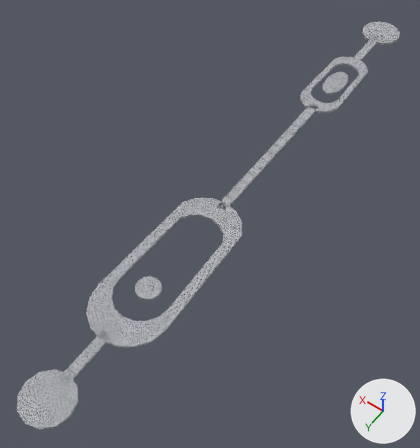
The FBX model data/models/Levels/Level2.FBX: old version first, new version second.
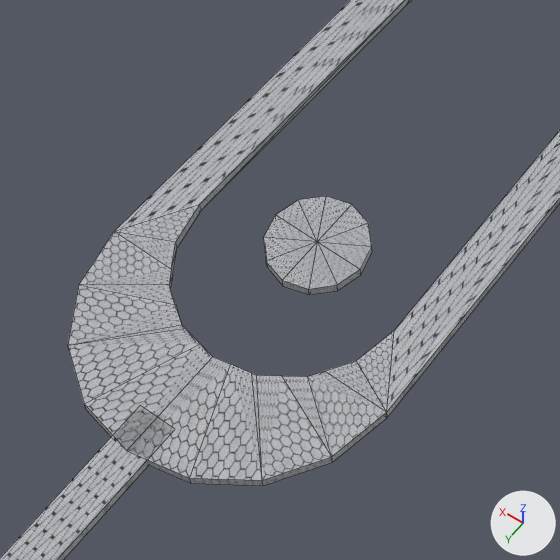
The first picture shows the older version from a camera (50 mm lens) standing at (-8.48, 27.76, 18.45) and looking at (0.55, 15.11, -1.43). The close-ups show both versions on the part from 17% to 50% of the width and 51% to 82% of the height of that picture. The axes (+X, +Y, +Z) are drawn at lower right. The lights are the same throughout. The close-ups show mesh edges as thin lines. Where no turn or scale is listed for an object, it has been applied to the vertices. Vertices at the same position are counted once.

The first close-up shows 'Würfel_3'.
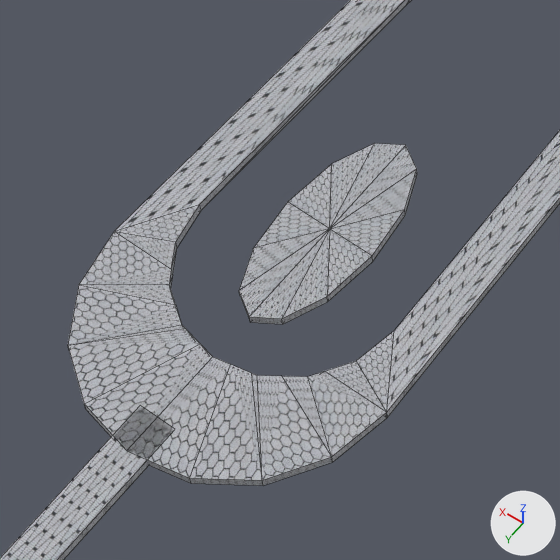
Where the change shows, as pixel boxes (x1, y1, x2, y2) in the close-ups (560 x 560 px; the box of a moved part takes in the faces that stretch with it):
'Würfel_3', reshaped, moved
    both: (0, 0, 560, 560)
part 1 of me_mesh, moved or reshaped
    before: (263, 196, 372, 295)
    after: (239, 143, 417, 324)

The change in detail:
me_mesh has 312 vertices, 389 faces and spans x -1.6..1.6, y -1.0..26.0, z 0.0..0.1.
me_mesh is used by ob_würfel_3; location (0.0, 0.0, 0.0).
me_mesh part 1: the loose piece of 26 vertices spanning x -0.5..0.5, y 19.3..20.3, z 0.0..0.1 is scaled about its middle by (1, 2.27, 1), then moved by (0.0, -0.2, 0.0).
